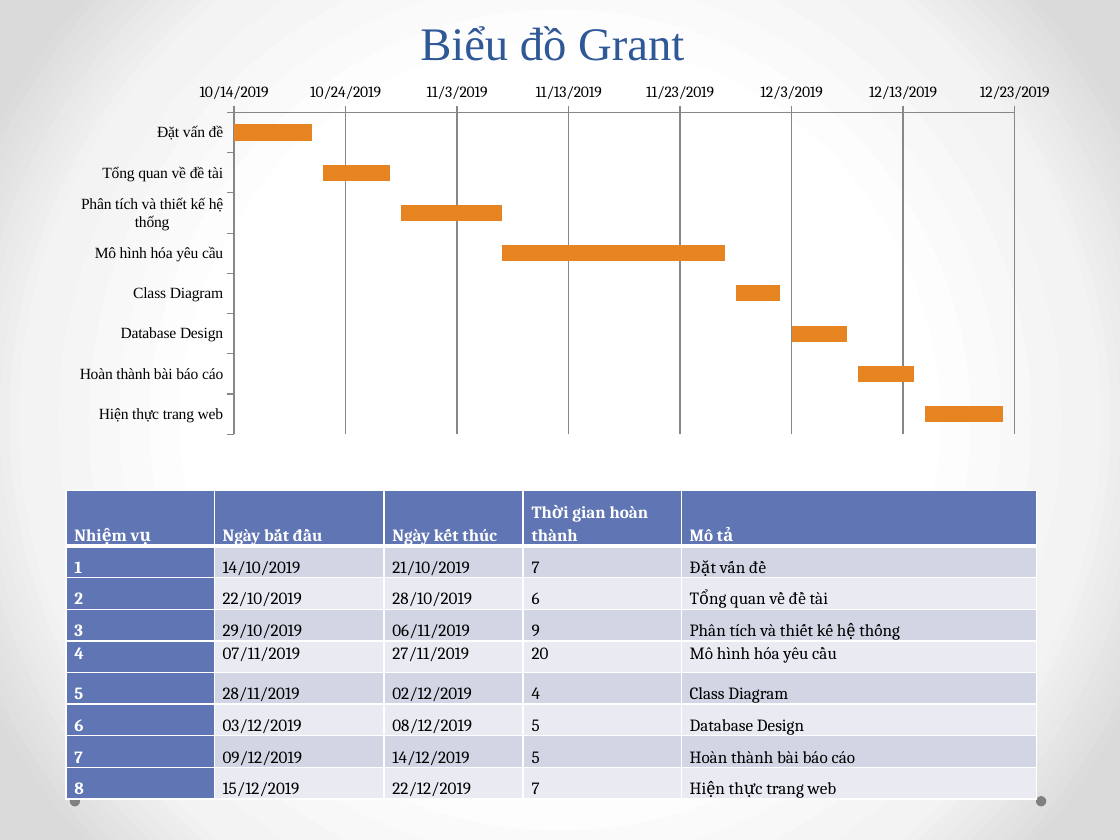
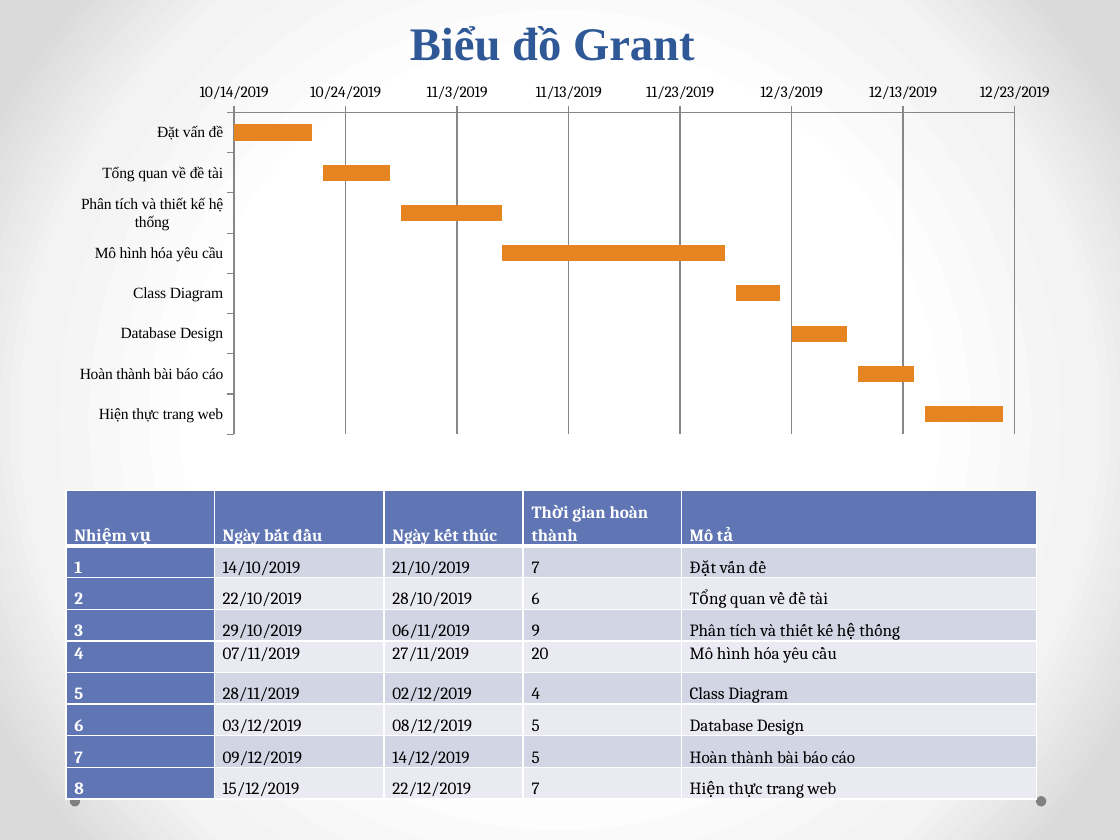
Before and after one commit to ltn290999/hethongthongtin, a slide deck: slide 5 of baocao.pptx. Drawn at 1120x840 pixels with LibreOffice and Linux fonts; fonts in the diff are those of the drawing. Boxes give left, top, right and bottom in pixels: in the first picture for what was removed or moved away, otherwise in the second. Text is boxed around its words. In the diff, an @@ line names an element or a change of style, - is before the commit and + after.

```diff
--- a/baocao.pptx
+++ b/baocao.pptx
@@ title "Biểu đồ Grant" at (x1=410, y1=26, x2=695, y2=61): bold on @@
```
Also in this commit, not shown: 6 other slides changed, 1 other file.
